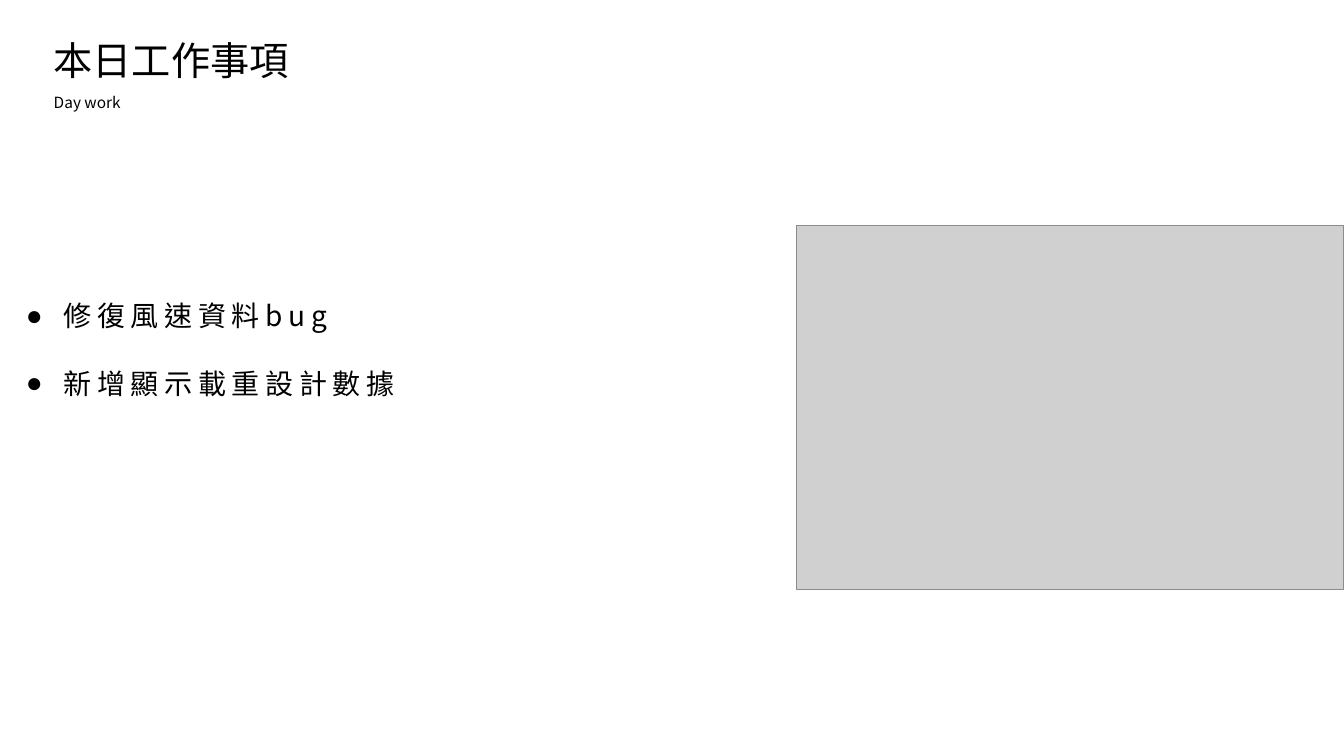
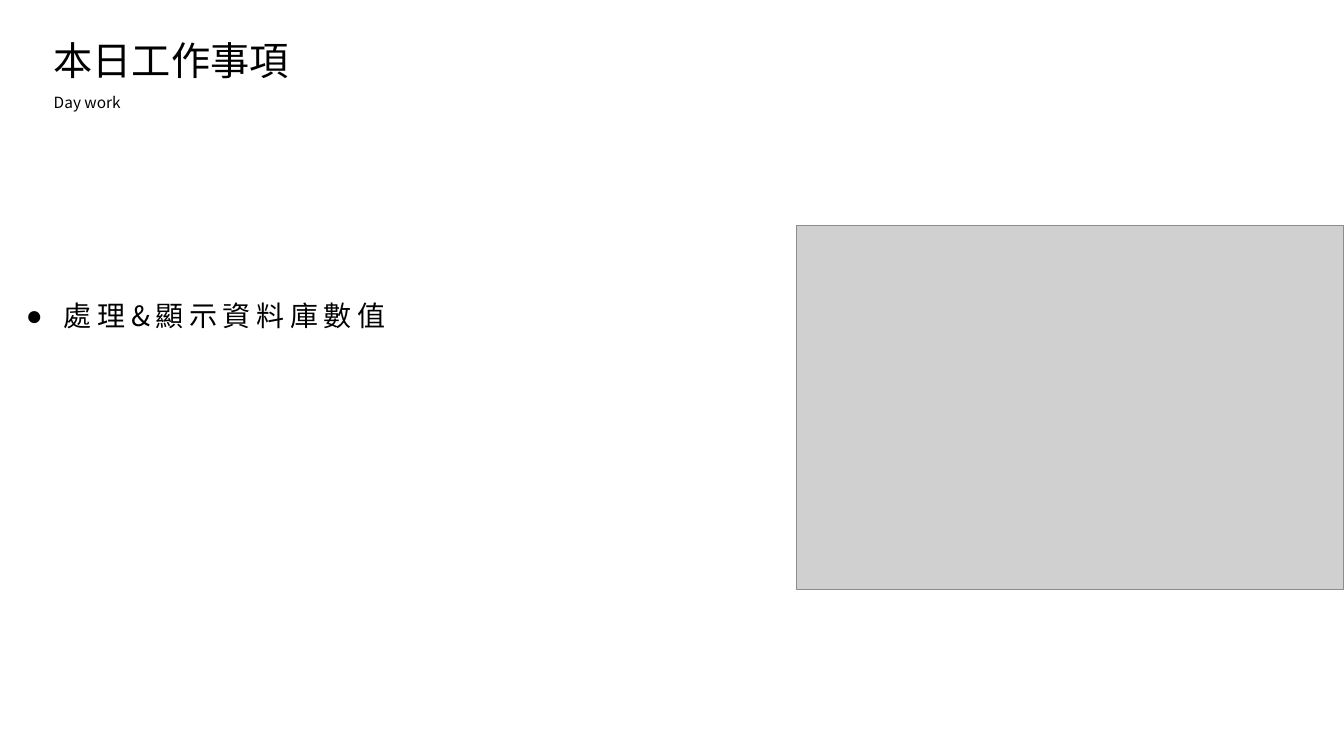
Before and after one commit to king637324/KnowledgeGreenhouseSystem, a slide deck: slide 2 of 工作日報_葉柏漢/2021.10/2021.10.09(假日加班)工作日報_葉柏漢.pptx. Drawn at 1344x756 pixels with LibreOffice and Linux fonts; fonts in the diff are those of the drawing; grey boxes stand for pictures. Boxes give left, top, right and bottom in pixels: in the first picture for what was removed or moved away, otherwise in the second. Text is boxed around its words. In the diff, an @@ line names an element or a change of style, - is before the commit and + after.

```diff
--- a/工作日報_葉柏漢/2021.10/2021.10.09(假日加班)工作日報_葉柏漢.pptx
+++ b/工作日報_葉柏漢/2021.10/2021.10.09(假日加班)工作日報_葉柏漢.pptx
@@ text at [64, 302, 386, 329]: text changed @@
-● 修復風速資料bug
-● 新增顯示載重設計數據
+● 處理&顯示資料庫數值
```
Also in this commit, not shown: 2 other slides changed, 5 other files.
